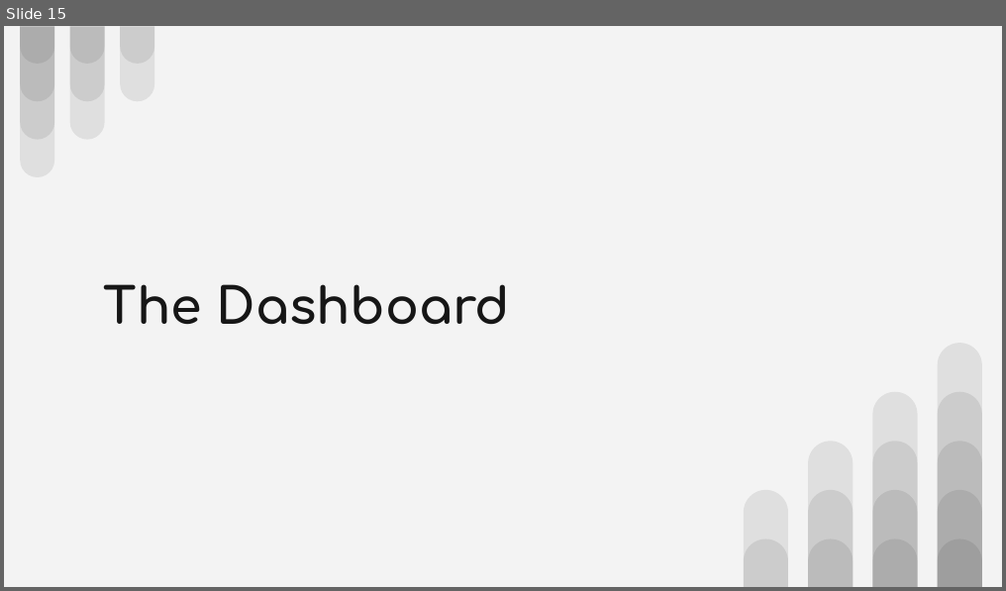
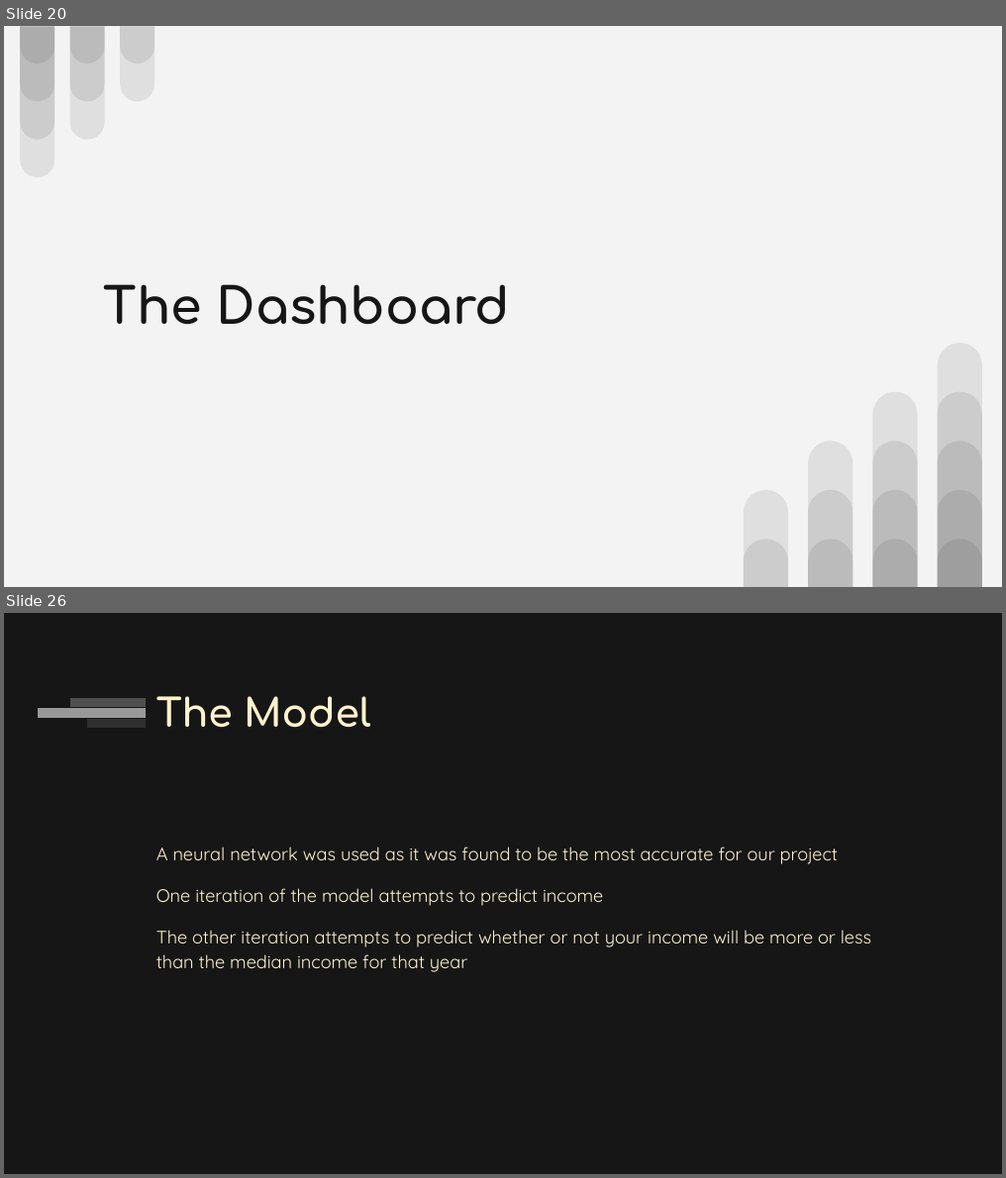
Before and after one commit to adinfinitum225/final_project, a slide deck: media/Final Project - Employment Prosepects.pptx. Shown one above the other, each under a label of ours: slide 15 before the commit, slides 20 and 26 after it; the slides between them are not shown. The pictures are 1006x591 and 1006x1178 pixels, drawn with LibreOffice and Linux fonts; fonts in the diff are those of the drawing. Boxes give left, top, right and bottom in pixels: in the first picture for what was removed or moved away, otherwise in the second. Text is boxed around its words. In the diff, an @@ line names an element or a change of style, - is before the commit and + after.

```diff
--- a/media/Final Project - Employment Prosepects.pptx
+++ b/media/Final Project - Employment Prosepects.pptx
@@ slide 26 added at box(4, 613, 1002, 1174), background #161616 @@
@@ rectangle added at box(70, 698, 146, 708), fill #F3F3F3 at 26% opacity, outline #161616 0.75 pt @@
@@ title added at box(156, 696, 370, 727), 28 pt, text #FFF2CC, bold @@
+The Model
@@ rectangle added at box(37, 708, 146, 718), fill #F3F3F3 at 59% opacity, outline #161616 0.75 pt @@
@@ rectangle added at box(87, 718, 147, 728), fill #F3F3F3 at 12% opacity, outline #161616 0.75 pt @@
@@ text added at box(156, 847, 871, 972), 13 pt, text #FFF2CC @@
+A neural network was used as it was found to be the most accurate for our project
+One iteration of the model attempts to predict income
+The other iteration attempts to predict whether or not your income will be more or less than the median income for that year
@@ what was slide 15 is now slide 20 @@
```
Also in this commit, not shown: 2 slides changed, 10 other slides added, 2 slides removed.
